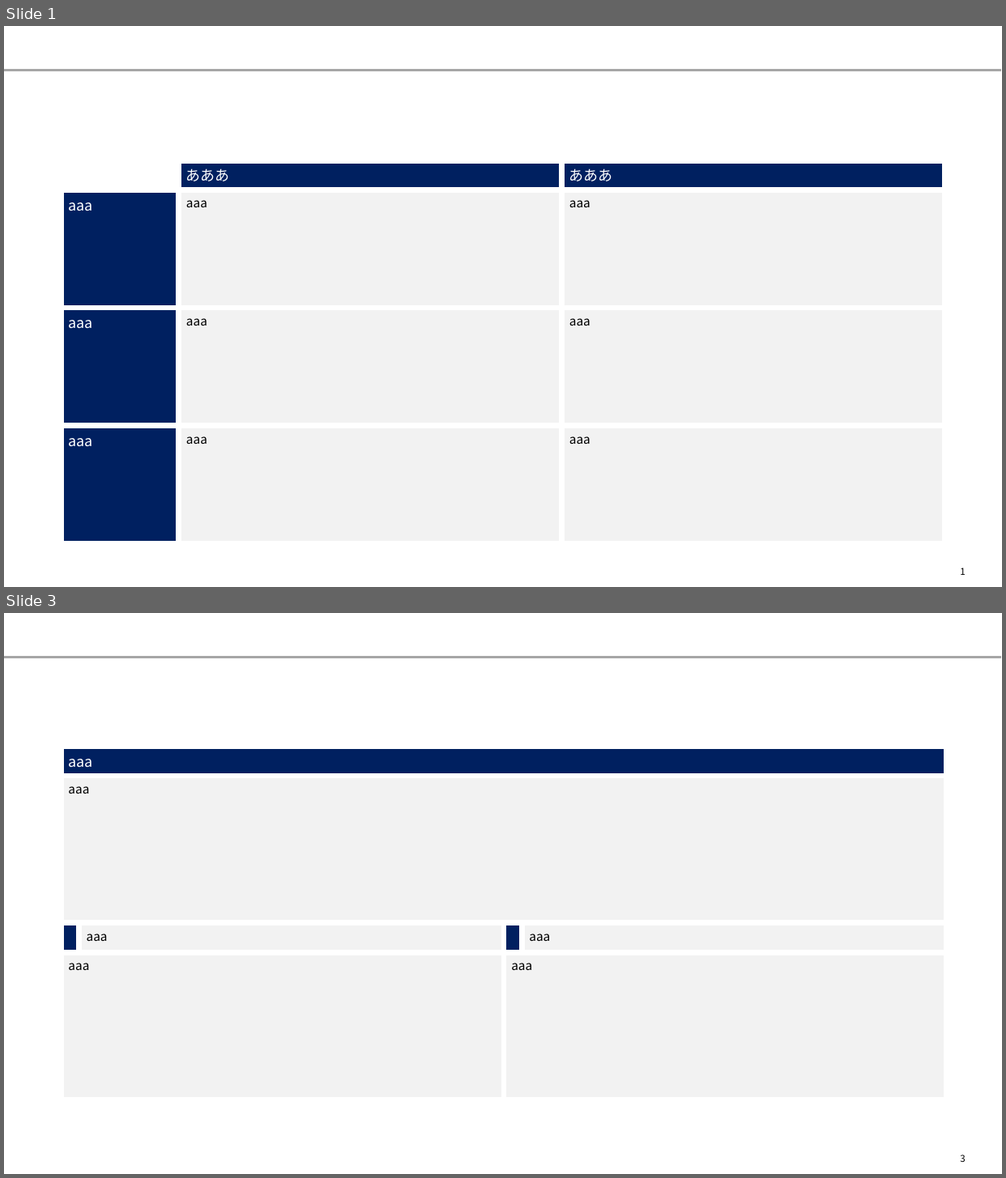
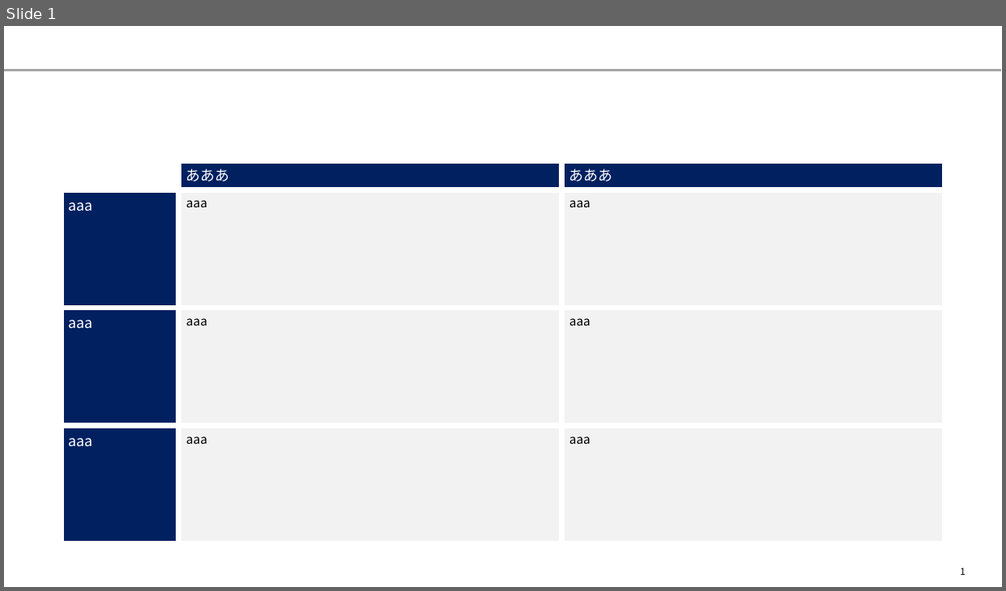
Before and after one commit to yuzucha16/dotfiles, a slide deck: office/Blank.potx. Shown one above the other, each under a label of ours: slides 1 and 3 before the commit, slide 1 after it; the slides between them are not shown. The pictures are 1006x1178 and 1006x591 pixels, drawn with LibreOffice and Linux fonts; fonts in the diff are those of the drawing. Boxes give left, top, right and bottom in pixels: in the first picture for what was removed or moved away, otherwise in the second. Text is boxed around its words. In the diff, an @@ line names an element or a change of style, - is before the commit and + after.

```diff
--- a/office/Blank.potx
+++ b/office/Blank.potx
@@ slide 3 removed at bbox=[4, 613, 1002, 1174], background #FFFFFF; not listed: 1 template element that a slide beside it also shows @@
@@ table removed at bbox=[61, 747, 946, 1100], 4 rows, 4 columns @@
-aaa |  |  | 
-aaa |  |  | 
- | aaa |  | aaa
-aaa |  | aaa | 
@@ page number removed at bbox=[960, 1155, 965, 1162] @@
-3
```
Also in this commit, not shown: 31 other slides removed, 1 other file.
